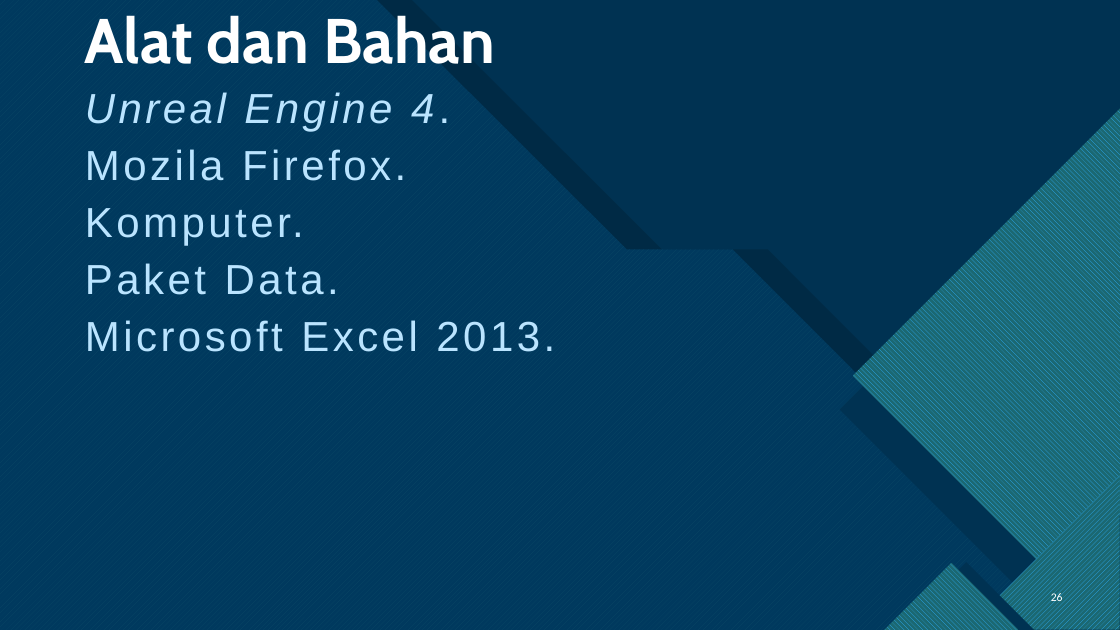
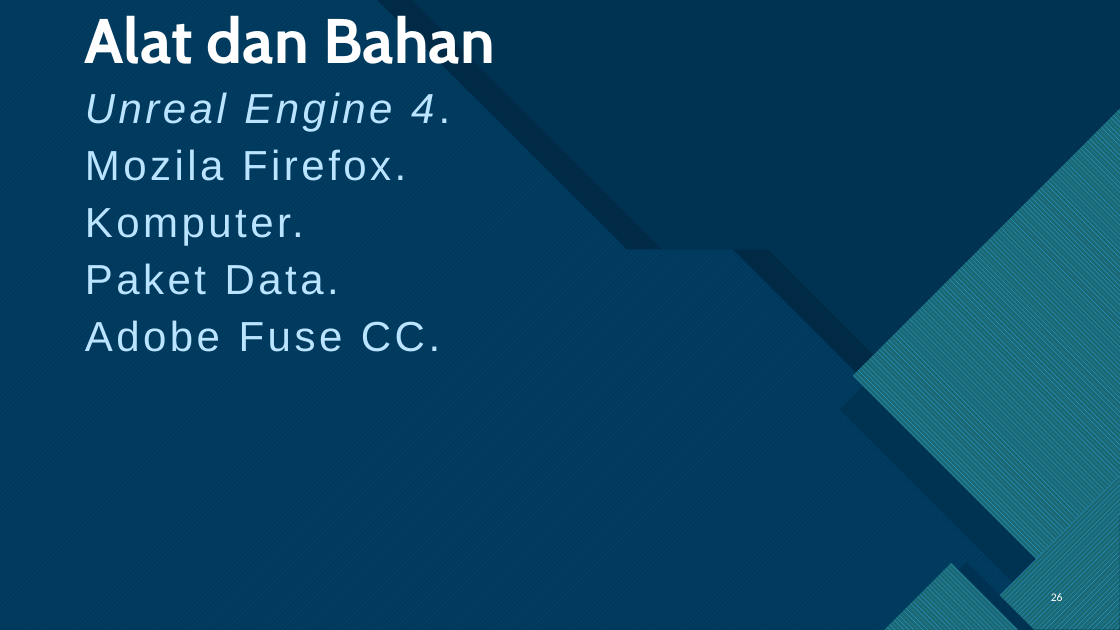
Before and after one commit to AggiaBintangRH/Skripsi, a slide deck: slide 26 of GAME SIMULASI KERJA PRAKTEK MAHASISWA FAKULTAS TEKNOLOGI INFORMASI.pptx. Drawn at 1120x630 pixels with LibreOffice and Linux fonts; fonts in the diff are those of the drawing. Boxes give left, top, right and bottom in pixels: in the first picture for what was removed or moved away, otherwise in the second. Text is boxed around its words. In the diff, an @@ line names an element or a change of style, - is before the commit and + after.

```diff
--- a/GAME SIMULASI KERJA PRAKTEK MAHASISWA FAKULTAS TEKNOLOGI INFORMASI.pptx
+++ b/GAME SIMULASI KERJA PRAKTEK MAHASISWA FAKULTAS TEKNOLOGI INFORMASI.pptx
@@ text at <box>85,320,440,352</box>: text changed @@
-Microsoft Excel 2013.
+Adobe Fuse CC.
```
Also in this commit, not shown: 2 other slides changed, 6 slides added.
